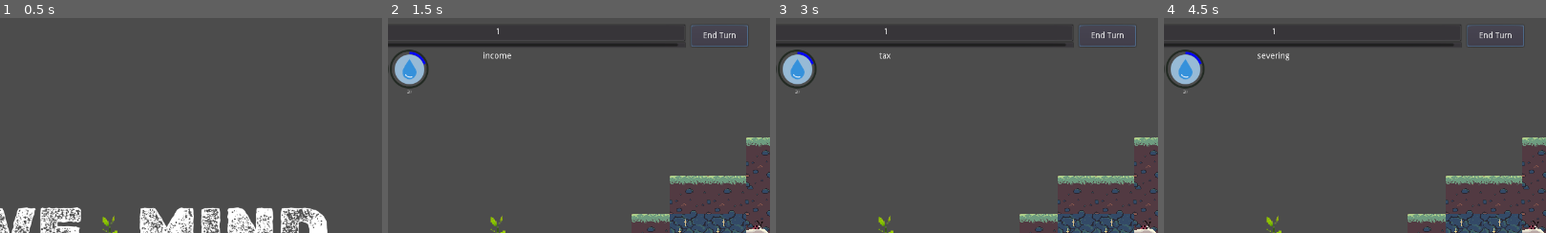
Above: before the commit, frames 1-4 (left to right).
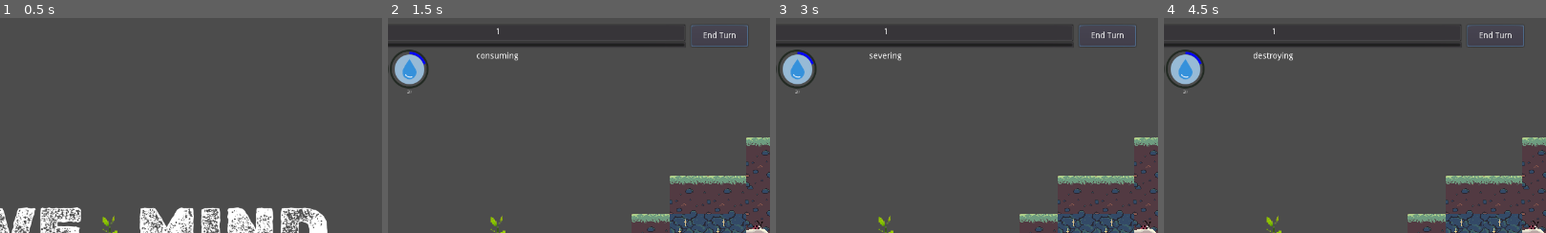
Above: after the commit, the same moments.

Repository: Gouellie/Roots
Game: Godot game, scene res://src/screens/main_menu.tscn
Two runs of this game, one before a commit and one after it. Both use one fixed random seed, a clock stepped at 60 frames per second and the inputs below.
Inputs:
- Up to frame 1 (0.5 s): no input
- Up to frame 2 (1.5 s): click "NEW GAME" at 0.5 s; click "End Turn" at 1.25 s
- Up to frame 3 (3 s): click "DRAW" at 2 s; click "End Turn" at 2.75 s
- Up to frame 4 (4.5 s): click "DRAW" at 3.5 s; click "End Turn" at 4.25 s
The pictures show only the part of the screen within x 36-86%, y 0-50%; the shares and areas given below are measured in that part.

Frame 1 is identical in both runs. In frame 2, 0.1% of the frame differs, in the area x 23-78%, y 12-20%; in frame 3, 0.1%; in frame 4, 0.2%.

Commit message:
Changed step order. You now first receive resources, before you start building

Diff:
--- a/src/autoload/turns.gd
+++ b/src/autoload/turns.gd
@@ -1,4 +1,6 @@
 extends Node
+
+var resolve_behaviors : Array = []
 
 const time_per_turn : float = 45.0
 
@@ -39,8 +41,8 @@
 signal step_condition_lose()
 
 const step_order = {
-	1: "step_placing",
-	2: "step_resource_receive",
+	1: "step_resource_receive",
+	2: "step_placing",
 	3: "step_resource_consume",
 	4: "step_roots_sever",
 	5: "step_roots_destroy",
@@ -49,9 +51,9 @@
 }
 
 const step_names = {
-	1: "building",
-	2: "income",
-	3: "tax",
+	1: "producing",
+	2: "building",
+	3: "consuming",
 	4: "severing",
 	5: "destroying",
 	6: "win?",
--- a/src/scripts/turns/turn_manager.gd
+++ b/src/scripts/turns/turn_manager.gd
@@ -31,6 +31,7 @@
 	Turns.emit_signal("turn_manager_initialized", self)
 	Turns.connect("request_turn_end", self, "on_turn_end_requested")
 	Turns.connect("request_resolve", self, "on_request_resolve")
+	start_turn()
 
 func _start_end_turn_sequence():
 	end_turn()
@@ -84,7 +85,9 @@
 func start_turn():
 	time_remaining = Turns.time_per_turn
 	step = 0
-	next_step()
+
+	while step != 2:
+		next_step()
 
 func end_turn():
 	turn += 1
